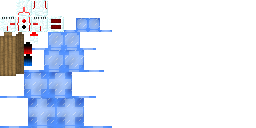
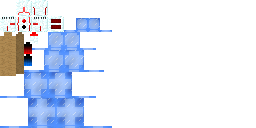
The second (256, 128) image is a revision of the first. Changes to its layers:
hid "Layer 6" over box(16, 32, 24, 74)
hid "AO" (1st of 3, in "Throat") over box(0, 32, 16, 76)
painted on "Shadows" (2nd of 2, in "Head") over box(33, 1, 47, 15)
painted on "Glowy" (2nd of 2, in "Head") over box(33, 1, 47, 15)
